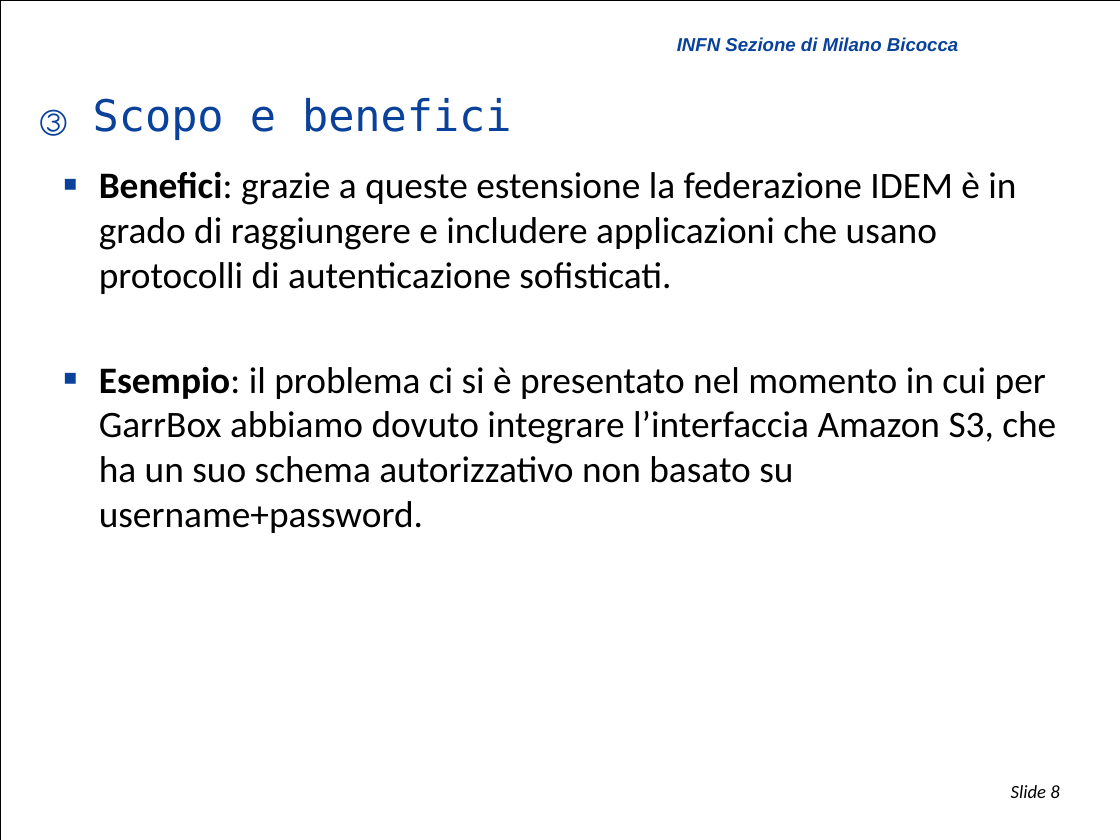
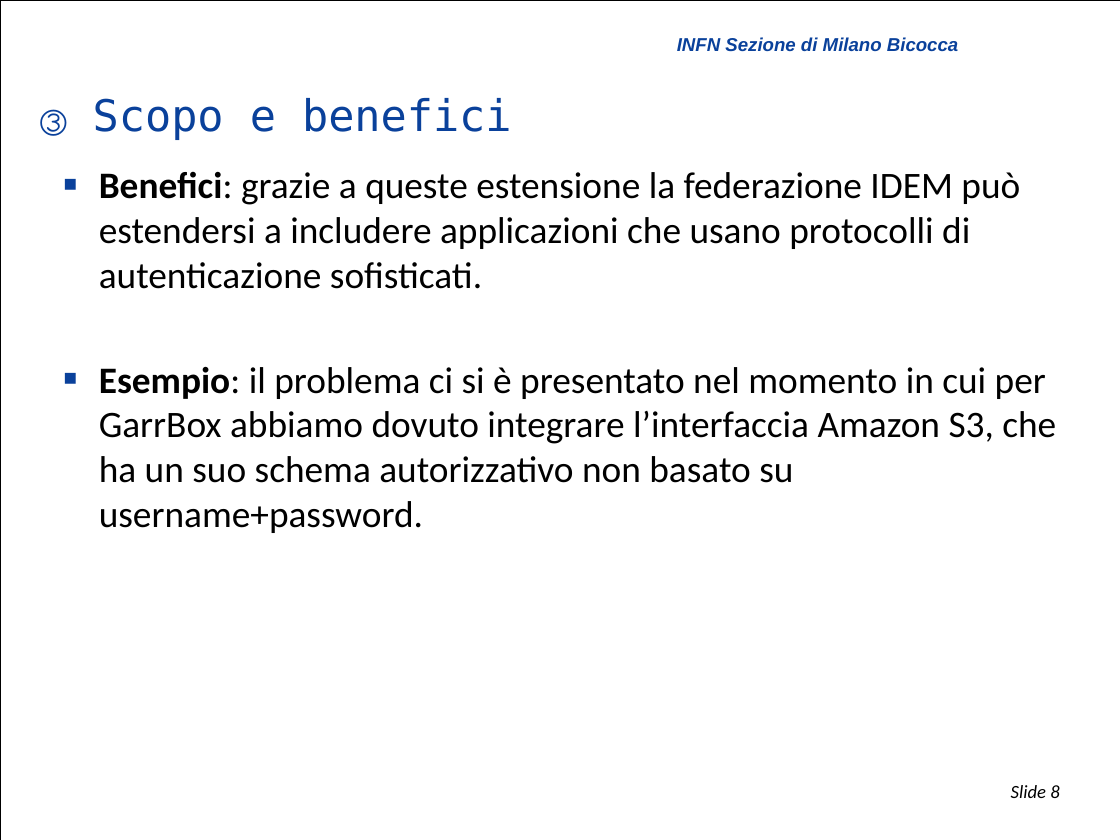
Before and after one commit to biancini/Shibboleth-Authentication, a slide deck: slide 8 of ShibbolethExtensions.pptx. Drawn at 1120x840 pixels with LibreOffice and Linux fonts; fonts in the diff are those of the drawing; background and template pictures are left out. Boxes give left, top, right and bottom in pixels: in the first picture for what was removed or moved away, otherwise in the second. Text is boxed around its words. In the diff, an @@ line names an element or a change of style, - is before the commit and + after.

```diff
--- a/ShibbolethExtensions.pptx
+++ b/ShibbolethExtensions.pptx
@@ text at [99,171,1020,289]: text changed @@
-  ■ Benefici: grazie a queste estensione la federazione IDEM è in grado di raggiungere e includere applicazioni che usano protocolli di autenticazione sofisticati.
+  ■ Benefici: grazie a queste estensione la federazione IDEM può estendersi a includere applicazioni che usano protocolli di autenticazione sofisticati.
```
Also in this commit, not shown: 11 other slides changed.
